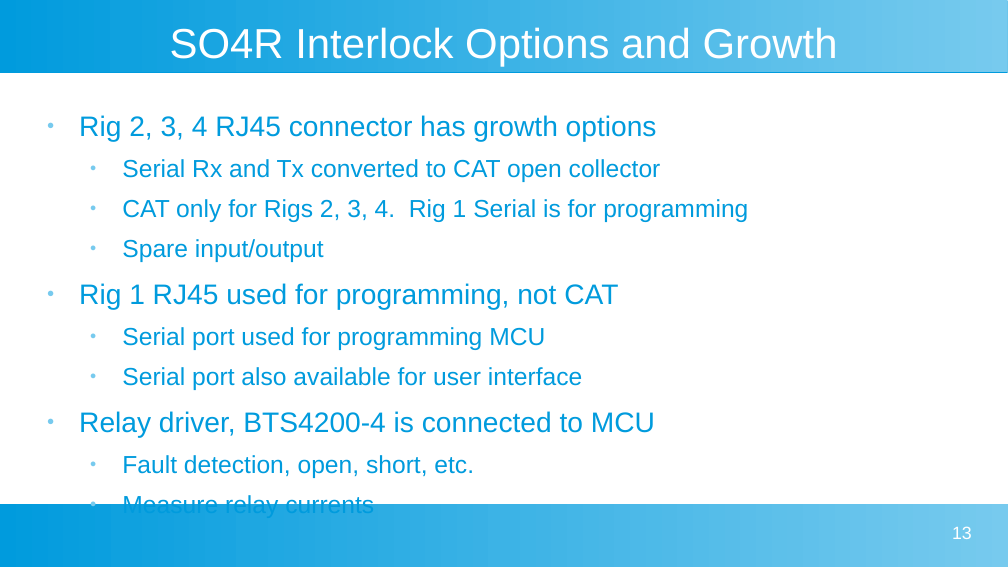
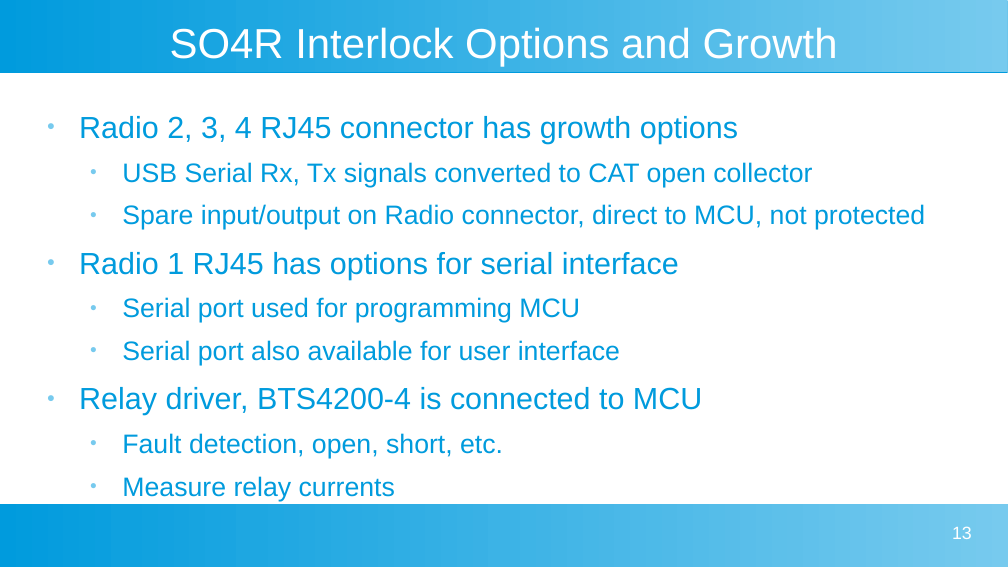
Before and after one commit to wa1hco/SO4R_Interlock, a slide deck: slide 13 of SO4R_Interlock.odp. Drawn at 1008x567 pixels with LibreOffice and Linux fonts; fonts in the diff are those of the drawing. Boxes give left, top, right and bottom in pixels: in the first picture for what was removed or moved away, otherwise in the second. Text is boxed around its words. In the diff, an @@ line names an element or a change of style, - is before the commit and + after.

```diff
--- a/SO4R_Interlock.odp
+++ b/SO4R_Interlock.odp
@@ text at [79, 116, 925, 280]: text changed; size 19.4 to 21 pt @@
-● Rig 2, 3, 4 RJ45 connector has growth options
-  ● Serial Rx and Tx converted to CAT open collector
-  ● CAT only for Rigs 2, 3, 4. Rig 1 Serial is for programming
-  ● Spare input/output
-● Rig 1 RJ45 used for programming, not CAT
+● Radio 2, 3, 4 RJ45 connector has growth options
+  ● USB Serial Rx, Tx signals converted to CAT open collector
+  ● Spare input/output on Radio connector, direct to MCU, not protected
+● Radio 1 RJ45 has options for serial interface
@@ text at [79, 297, 702, 458]: size 19.4 to 21 pt in "Serial port used for programming MCU", "Serial port also available for user interface", "Fault detection, open, short, etc.", "Measure relay currents"; size 22.2 to 24 pt in "Relay driver, BTS4200-4 is connected to MCU" @@
```
Also in this commit, not shown: 7 other slides changed, 1 slide added, 1 slide removed, 2 other files.
